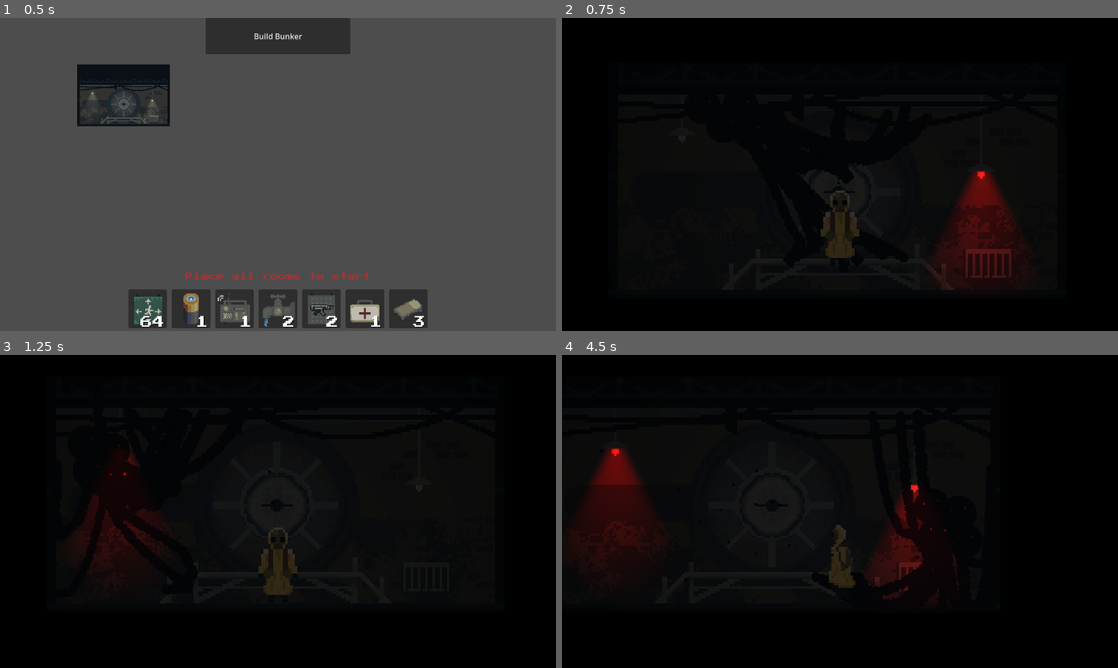
Above: before the commit, frames 1-4 (two rows, left to right).
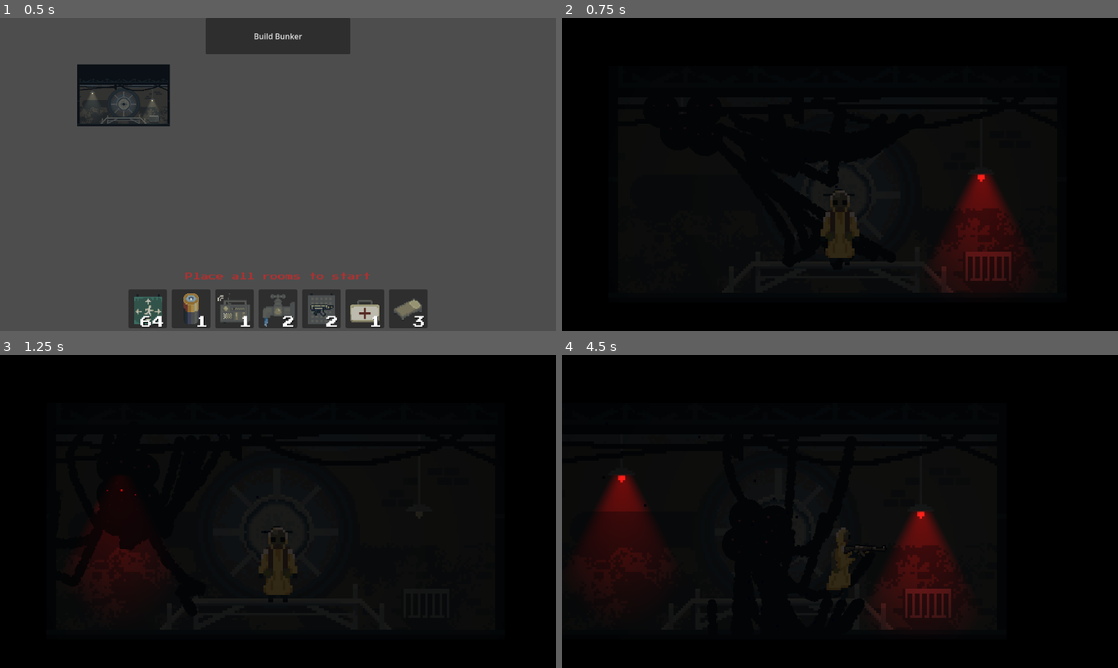
Above: after the commit, the same moments.

Repository: BearWithMePlease/spooky
Game: Godot game, scene res://scenes/bunker_builder.tscn
Two runs of this game, one before a commit and one after it. Both use one fixed random seed, a clock stepped at 60 frames per second and the inputs below.
Inputs (mouse positions are in pixels of both pictures, inside the frame that each line leads up to):
- Up to frame 1 (0.5 s): no input
- Up to frame 2 (0.75 s): click "Build Bunker" at 0.5 s
- Up to frame 3 (1.25 s): no input
- Up to frame 4 (4.5 s): tap Enter (ui_accept) at 1.25, 1.52, 2.27, 3.77 s; move the mouse to (962, 495) at 1.27 s; press the mouse at (962, 495) at 1.28 s; hold D (Right) 1.28-2.78 s; move the mouse to (728, 527) at 2.02 s; release the mouse at (728, 527) at 2.03 s; tap Middle mouse button (drag) at 2.1 s; move the mouse to (895, 442) at 2.77 s; hold A (Left) 2.78-3.53 s; tap 2 (equip gun) at 2.85 s; move the mouse to (812, 574) at 3.52 s; hold D (Right) from 3.53 s (still down); tap 1 (equip hands) at 3.6 s; move the mouse to (1006, 558) at 4.27 s; tap E (interact) at 4.35 s

Frame 1 is identical in both runs. In frame 2, 0.4% of the frame differs, in the area x 21-81%, y 37-88%; in frame 3, 1.1%; in frame 4, 6.1%, in the area x 1-74%, y 29-88%.

Commit message:
fixed

Diff:
--- a/scenes/casing.tscn
+++ b/scenes/casing.tscn
@@ -21,7 +21,6 @@
 
 [node name="Casing" type="Sprite2D" parent="."]
 scale = Vector2(0.5, 0.5)
-scale = Vector2(0.5, 0.5)
 texture = ExtResource("2_gaoii")
 
 [node name="CollisionShape2D" type="CollisionShape2D" parent="."]
--- a/scenes/main_scene.tscn
+++ b/scenes/main_scene.tscn
@@ -6,7 +6,6 @@
 [ext_resource type="Texture2D" uid="uid://843kfwxv80ts" path="res://images/player/hazmat.png" id="5_4o6dv"]
 [ext_resource type="Texture2D" uid="uid://bahc3spqbwwxl" path="res://images/player/hazmat_with_hands.png" id="6_qws5h"]
 [ext_resource type="FontFile" uid="uid://gosmfve4h532" path="res://imgs/PressStart2P-Regular.ttf" id="7_5wvvi"]
-[ext_resource type="PackedScene" path="res://scenes/gun.tscn" id="7_yae1m"]
 [ext_resource type="PackedScene" uid="uid://betx6m81e680d" path="res://prefab/monster/monster.tscn" id="7_yfrkd"]
 
 [sub_resource type="NavigationPolygon" id="NavigationPolygon_ki8cn"]
@@ -25,8 +24,8 @@
 fill_from = Vector2(0.5, 0.5)
 
 [sub_resource type="CapsuleShape2D" id="CapsuleShape2D_byxxa"]
-radius = 1.66667
-height = 10.0
+radius = 4.0
+height = 32.0
 
 [sub_resource type="Animation" id="Animation_utkx4"]
 length = 0.001
@@ -119,7 +118,6 @@
 tracks/2/interp = 1
 tracks/2/loop_wrap = true
 tracks/2/keys = {
-"times": PackedFloat32Array(0),
 "times": PackedFloat32Array(0),
 "transitions": PackedFloat32Array(1),
 "update": 0,
@@ -643,7 +641,7 @@
 states/walk_b/node = SubResource("AnimationNodeAnimation_nhh5h")
 states/walk_b/position = Vector2(535.333, 258.667)
 transitions = ["facing", "walk", SubResource("AnimationNodeStateMachineTransition_xy5a8"), "walk", "sprint", SubResourc …(1280 unchanged characters)…
-graph_offset = Vector2(-270, 463)
+graph_offset = Vector2(-251, 356)
 
 [sub_resource type="CapsuleShape2D" id="CapsuleShape2D_fcb8y"]
 radius = 4.0
@@ -665,12 +663,11 @@
 [node name="Monster" parent="." instance=ExtResource("7_yfrkd")]
 position = Vector2(0, 0)
 
-[node name="Player" type="CharacterBody2D" parent="." node_paths=PackedStringArray("GUN")]
+[node name="Player" type="CharacterBody2D" parent="."]
 position = Vector2(0, -2)
 script = ExtResource("4_blcld")
 MAX_SPEED = 100
 ACCELERATION = 300
-GUN = NodePath("GunParent/gun")
 
 [node name="Aura" type="PointLight2D" parent="Player"]
 energy = 0.3
@@ -694,17 +691,16 @@
 grow_vertical = 2
 color = Color(0, 0, 0, 1)
 
-
 [node name="CollisionShape2D3" type="CollisionShape2D" parent="Player"]
 position = Vector2(0, 6)
 shape = SubResource("CapsuleShape2D_byxxa")
 
 [node name="body3" type="Sprite2D" parent="Player"]
 z_index = 2
-position = Vector2(-1, 4.666)
+position = Vector2(0.333, 4.666)
 texture = ExtResource("6_qws5h")
 hframes = 23
-frame = 15
+frame = 18
 
 [node name="AnimationPlayer2" type="AnimationPlayer" parent="Player"]
 libraries = {
@@ -736,6 +732,7 @@
 collision_mask = 4194304
 
 [node name="CollisionShape2D" type="CollisionShape2D" parent="Player/Area2D"]
+visible = false
 position = Vector2(0, 6)
 shape = SubResource("CapsuleShape2D_fcb8y")
 
--- a/scripts/player/player_char.gd
+++ b/scripts/player/player_char.gd
@@ -4,7 +4,7 @@
 @export var MAX_SPEED = 300
 @export var ACCELERATION = 1500
 @export var FRICITON = 1200
-@export var GUN: Gun = null
+#@export var GUN: Gun = null
 @onready var axis = Vector2.ZERO
 
 const JUMP_VELOCITY = -200.0
@@ -276,7 +276,7 @@
 	gun.visible = gunsAreGo
 
 	$body3.flip_h = true
-	#self.add_child(gun)
+	self.add_child(gun)
 
 	# flip_v of gun true == left, false == right
 
